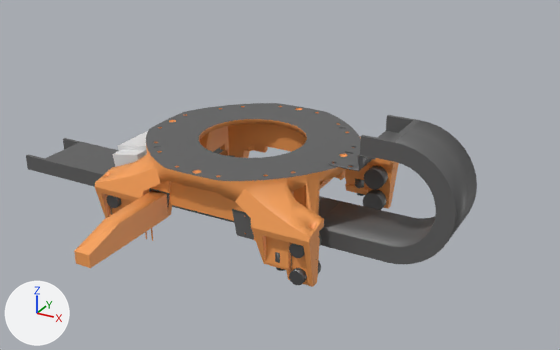
What one commit did to the COLLADA model kuka_kl4000_support/meshes/kl4000standard/visual/link_1.dae.
One viewpoint serves both versions: a camera (50 mm lens) standing at (1.83, -3.06, 2.05) and looking at (0.21, -0.12, 0.58). Lighting does not change. The marker at lower left points along +X, +Y and +Z. Vertices at the same position are counted once.

Script lines for the objects in view, before the commit:
```python
me_ncl1_1997mesh_073 = bpy.data.meshes.new('_ncl1_1997Mesh.073')
me_ncl1_1997mesh_073.from_pydata(...)  # 6203 vertices, 12454 faces; spans x -1.09..1.34, y -0.52..1.0, z 0.24..0.89
# faces by material slot: [131, 5660, 1615, 5048]
me_ncl1_1997mesh_073.materials.append(mat_edge_color303030255)  # white #e7e7e7
me_ncl1_1997mesh_073.materials.append(mat_color_008)  # dark grey #606060
me_ncl1_1997mesh_073.materials.append(mat_material_8_001)  # grey #7c7c7c
me_ncl1_1997mesh_073.materials.append(mat_kukaorange)  # orange #f9a258
ob_link_1 = bpy.data.objects.new('link_1', me_ncl1_1997mesh_073)
ob_link_1.location = (0.0, 0.0, 0.0)
ob_link_1.rotation_euler = (0.0, 0.0, -3.142)  # degrees (0, 0, -180)
```
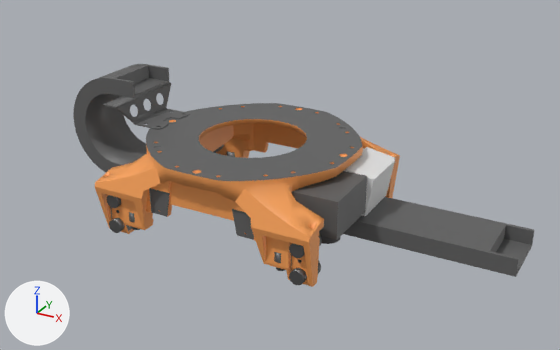
The change, as a diff of the scene's bpy script:
```diff
--- a/kuka_kl4000_support/meshes/kl4000standard/visual/link_1.dae.py
+++ b/kuka_kl4000_support/meshes/kl4000standard/visual/link_1.dae.py
@@ me_ncl1_1997mesh_073 @@
 # used by ob_link_1; location = (0.0, 0.0, 0.0); rotation_euler = (0.0, 0.0, -3.142), in degrees (0, 0, -180)
-me_ncl1_1997mesh_073.from_pydata(...)  # 6203 vertices, 12454 faces; spans x -1.09..1.34, y -0.52..1.0, z 0.24..0.89
+me_ncl1_1997mesh_073.from_pydata(...)  # 5973 vertices, 12070 faces; spans x -1.09..1.34, y -0.52..0.52, z 0.24..0.89
+# me_ncl1_1997mesh_073 part 1: the loose piece of 96 vertices spanning x 0.19..0.27, y 0.47..1.0, z 0.41..0.54 is deleted
+# me_ncl1_1997mesh_073 part 2: 47 vertices moved within x -0.68..-0.23, y -0.47..0.47, z 0.31..0.81
 me_ncl1_1997mesh_073.materials.append(mat_edge_color303030255)
@@ ob_link_1 @@
 ob_link_1.location = (0.0, 0.0, 0.0)
-ob_link_1.rotation_euler = (0.0, 0.0, -3.142)  # degrees (0, 0, -180)
```

Pixel boxes [x1, y1, x2, y2] of what changed, in the pictures (560 x 350 px; the box of a moved part takes in the faces that stretch with it):
'link_1', reshaped, turned
    before: [26, 103, 477, 287]
    after: [73, 64, 534, 287]
part 1 of me_ncl1_1997mesh_073, deleted (orange)
    before: [74, 190, 168, 268]
part 2 of me_ncl1_1997mesh_073, moved or reshaped
    before: [244, 147, 394, 244]
    after: [108, 106, 306, 176]
